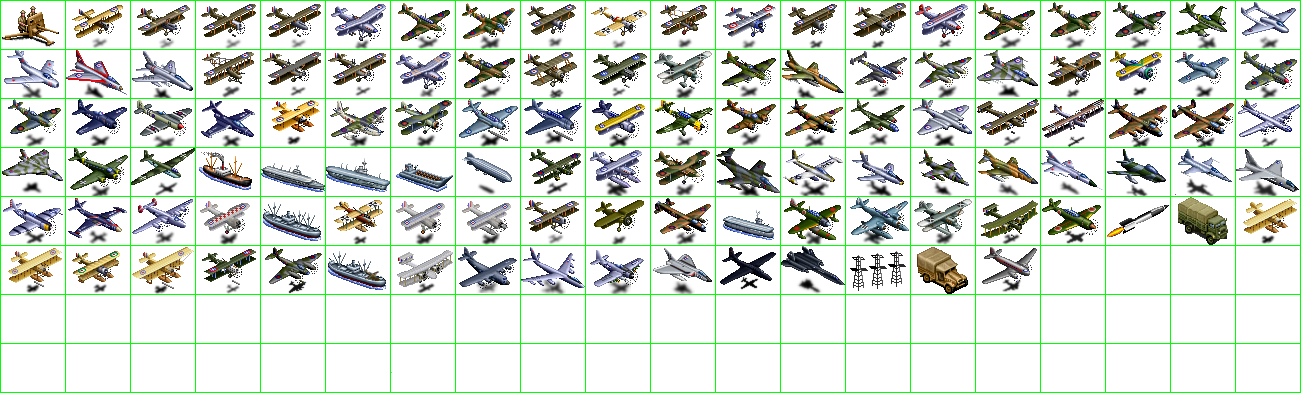
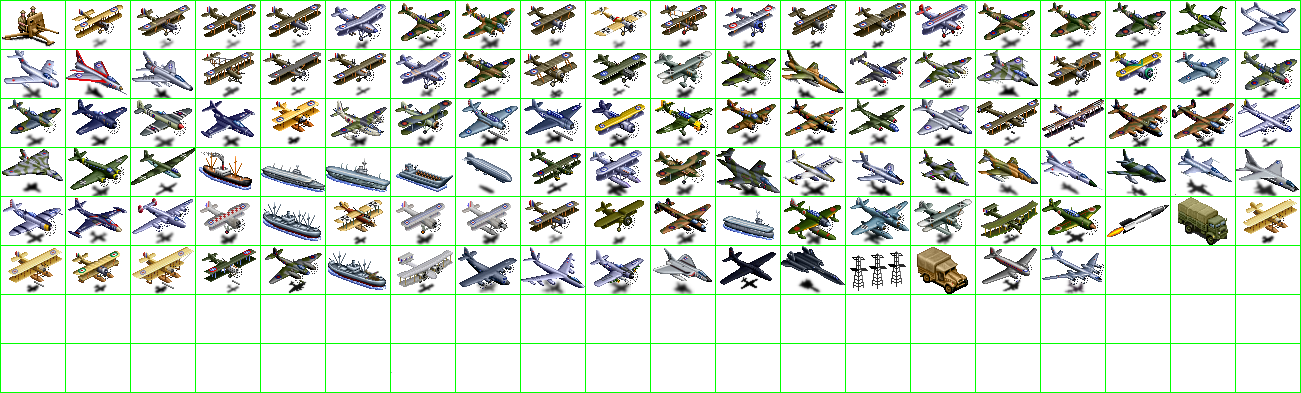
The second 1301 x 393 image is a revision of the first. Changes to its layers:
painted on "units" over [1042, 246, 1104, 294]
